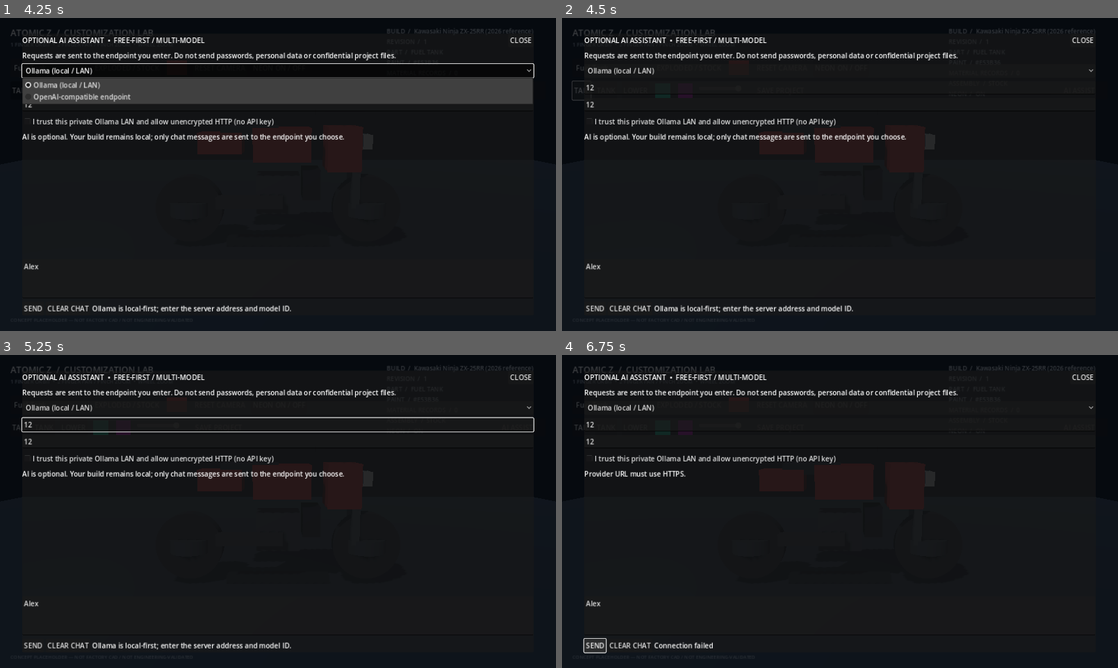
Above: before the commit, frames 1-4 (two rows, left to right).
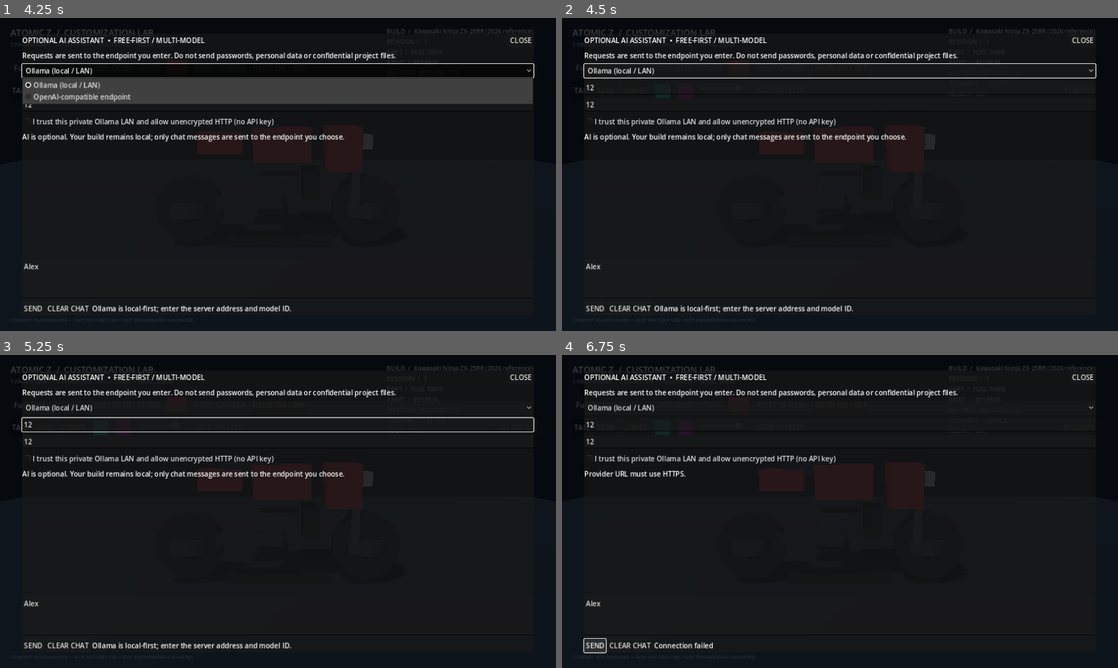
Above: after the commit, the same moments.

Repository: metsam-mastem/Atomic-Z-Customi-Z
Game: Godot game, scene res://scenes/main.tscn
Two runs of this game, one before a commit and one after it. Both use one fixed random seed, a clock stepped at 60 frames per second and the inputs below.
Inputs (mouse positions are in pixels of both pictures, inside the frame that each line leads up to):
- Up to frame 1 (4.25 s): click "AI ASSIST" at 0.5 s; click (278, 86) at 1.27 s; type "12" at 1.35 s; click (278, 105) at 1.5 s; type "12" at 1.58 s; click (278, 277) at 1.73 s; type "Alex" at 1.82 s; click "Fuel Tank" at 2 s; click "EXPLODED / STOCK" at 2.75 s; click "NEON ON / OFF" at 3.5 s
- Up to frame 2 (4.5 s): click "TAIL" at 4.25 s
- Up to frame 3 (5.25 s): click "TANK" at 5 s
- Up to frame 4 (6.75 s): click "LOWER" at 5.75 s; click "SEND" at 6.5 s

Frame 1 is identical in both runs. In frame 2, 0.7% of the frame differs, in the area x 1-97%, y 14-27%; in frame 3, less than 0.1%; in frame 4, less than 0.1%.

Commit message:
Block garage input behind open AI assistant panel

Diff:
--- a/scripts/ai_chat_overlay.gd
+++ b/scripts/ai_chat_overlay.gd
@@ -27,6 +27,7 @@
 	_panel.visible = false
 
 func open_panel() -> void:
+	_backdrop.mouse_filter = Control.MOUSE_FILTER_STOP
 	_backdrop.visible = true
 	_panel.visible = true
 	_panel.grab_focus()
@@ -35,6 +36,7 @@
 	_client.cancel_active_request()
 	_panel.visible = false
 	_backdrop.visible = false
+	_backdrop.mouse_filter = Control.MOUSE_FILTER_IGNORE
 
 func _build_panel() -> void:
 	_backdrop = ColorRect.new()
